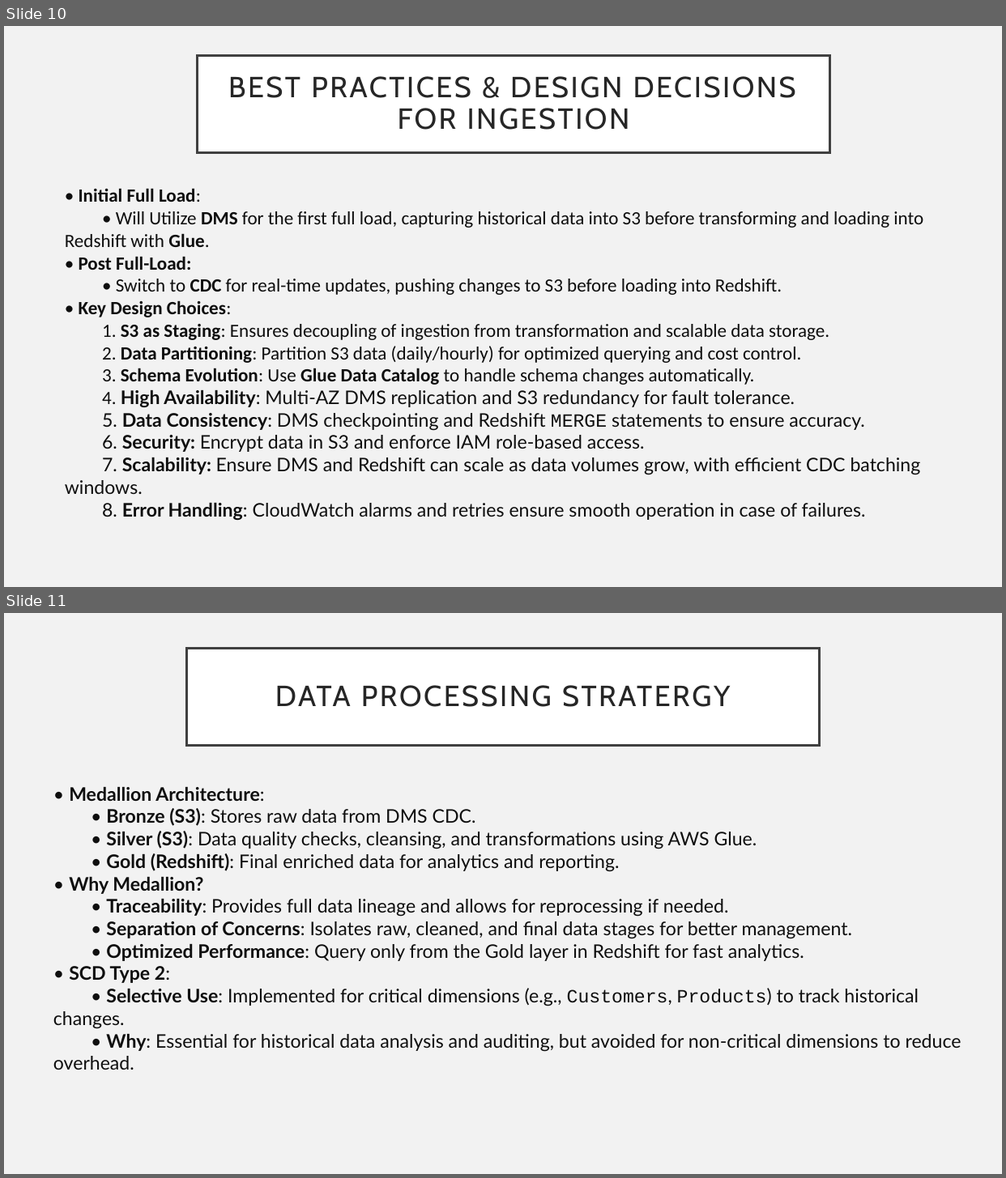
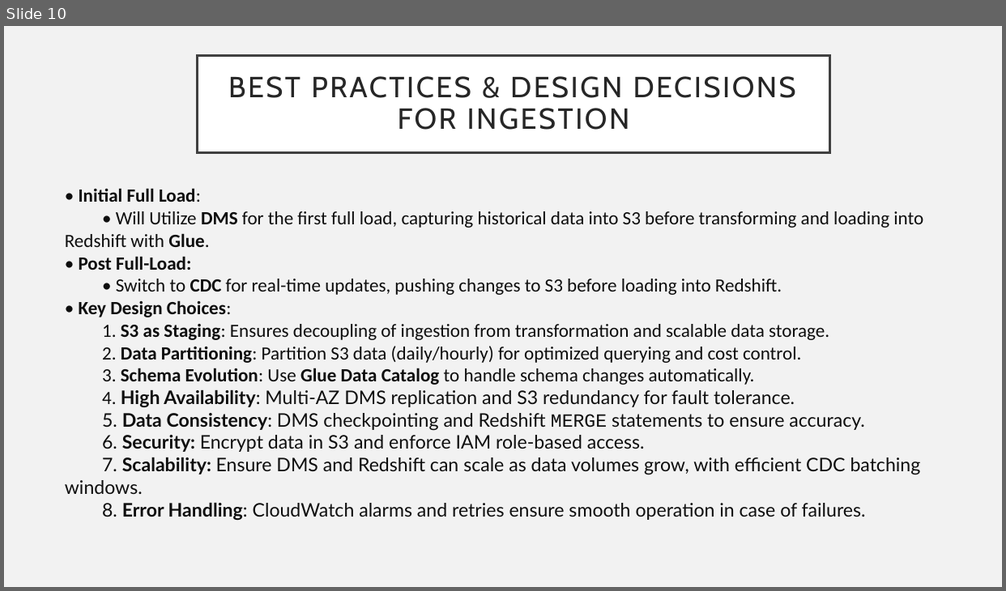
Before and after one commit to Tvkoushik/amazon-etl-pipeline, a slide deck: Craft-Demo.pptx. Shown one above the other, each under a label of ours: slides 10 and 11 before the commit, slide 10 after it. The pictures are 1006x1178 and 1006x591 pixels, drawn with LibreOffice and Linux fonts; fonts in the diff are those of the drawing. Boxes give left, top, right and bottom in pixels: in the first picture for what was removed or moved away, otherwise in the second. Text is boxed around its words. In the diff, an @@ line names an element or a change of style, - is before the commit and + after.

```diff
--- a/Craft-Demo.pptx
+++ b/Craft-Demo.pptx
@@ slide 11 removed at [4, 613, 1002, 1174], background #F2F2F2 @@
@@ title removed at [187, 648, 819, 746] @@
-DATA PROCESSING STRATERGY
@@ text removed at [53, 787, 961, 1070] @@
-• Medallion Architecture:
-• Bronze (S3): Stores raw data from DMS CDC.
-• Silver (S3): Data quality checks, cleansing, and transformations using AWS Glue.
-• Gold (Redshift): Final enriched data for analytics and reporting.
-• Why Medallion?
-• Traceability: Provides full data lineage and allows for reprocessing if needed.
-• Separation of Concerns: Isolates raw, cleaned, and final data stages for better management.
-• Optimized Performance: Query only from the Gold layer in Redshift for fast analytics.
-• SCD Type 2:
-• Selective Use: Implemented for critical dimensions (e.g., Customers, Products) to track historical changes.
-• Why: Essential for historical data analysis and auditing, but avoided for non-critical dimensions to reduce overhead.
```
Also in this commit, not shown: 1 slide changed, 12 slides added, 1 other slide removed, 15 other files.
